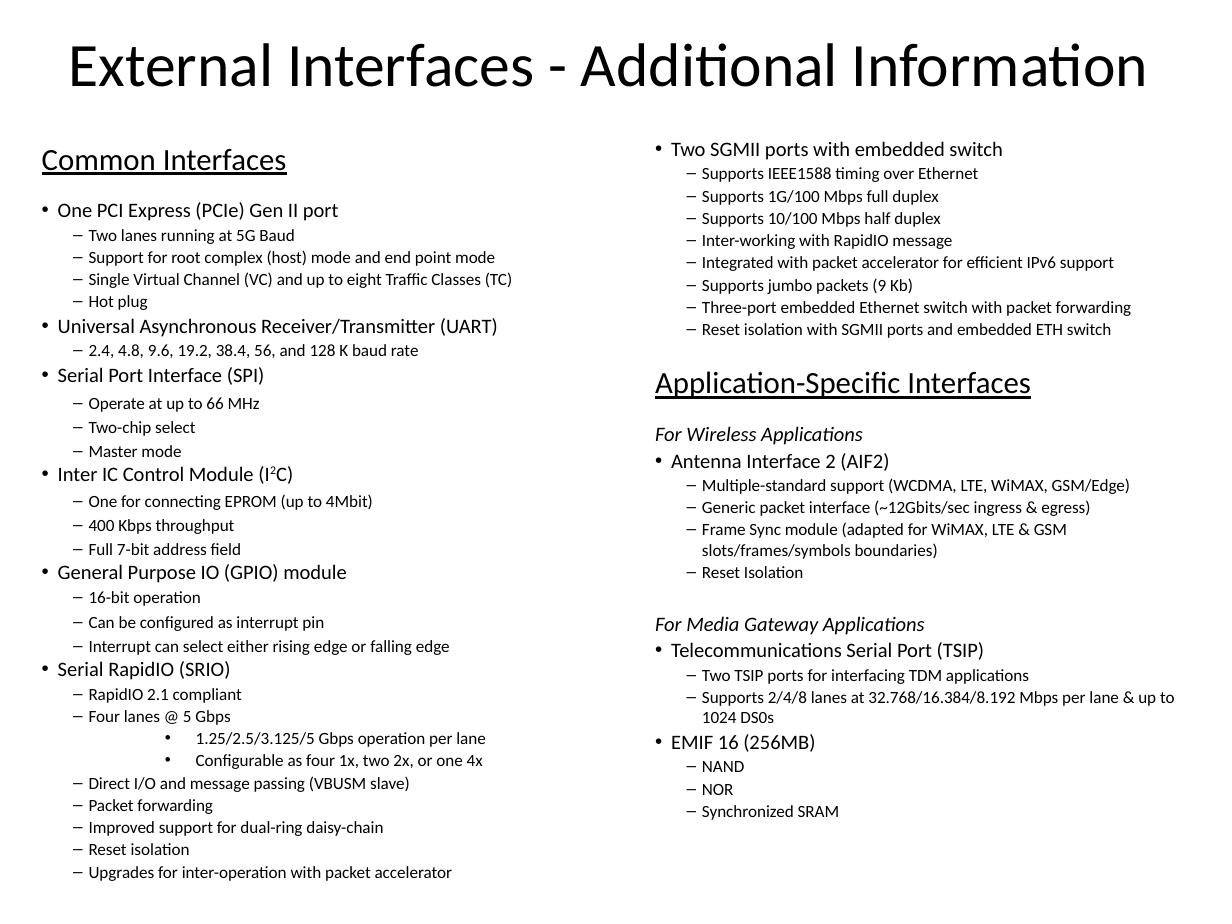
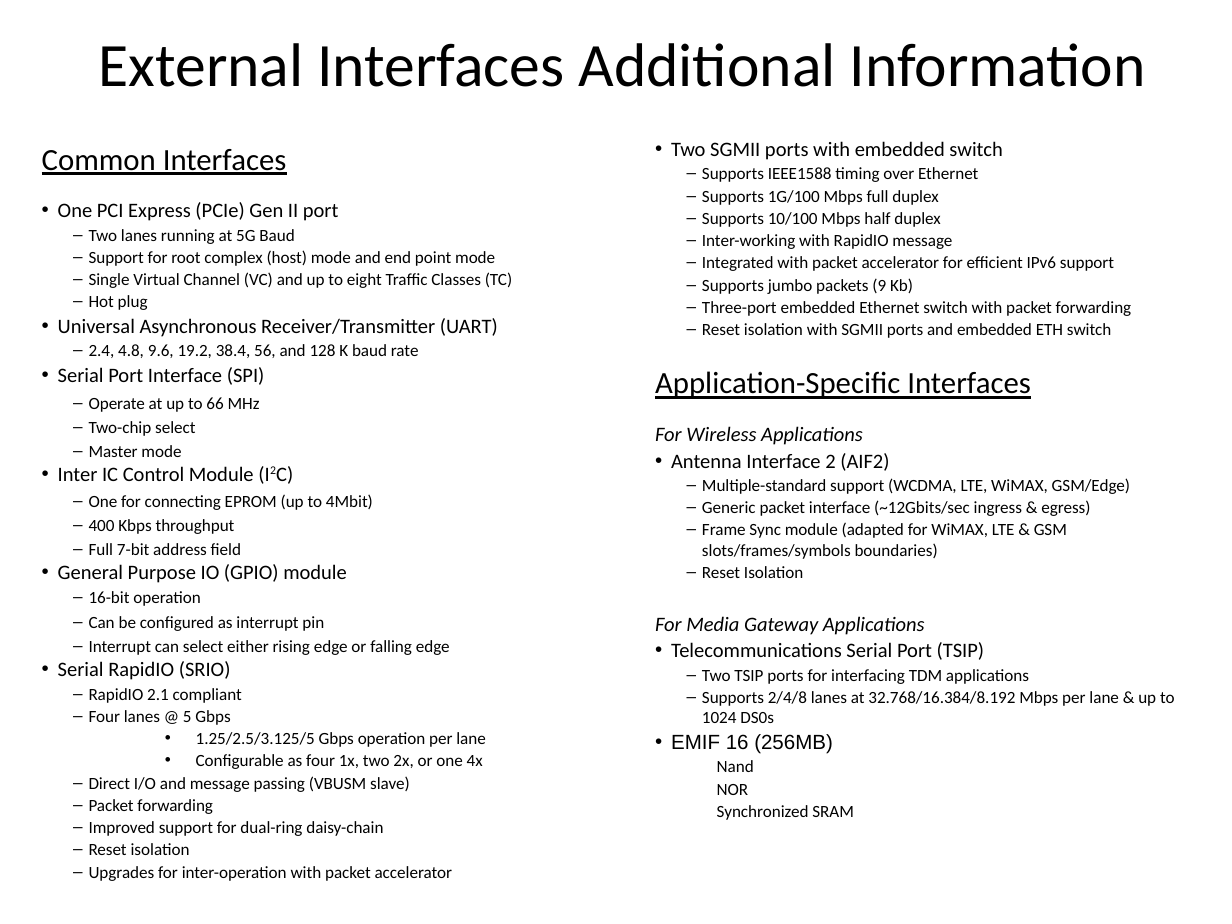
Before and after one commit to hari1989/keystone-workshop, a slide deck: slide 26 of slides/KeyStone Overview.pptx (slide 24 before the commit). Drawn at 1232x924 pixels with LibreOffice and Linux fonts; fonts in the diff are those of the drawing; background and template pictures are left out. Boxes give left, top, right and bottom in pixels: in the first picture for what was removed or moved away, otherwise in the second. Text is boxed around its words. In the diff, an @@ line names an element or a change of style, - is before the commit and + after.

```diff
--- a/slides/KeyStone Overview.pptx
+++ b/slides/KeyStone Overview.pptx
@@ title at (x1=99, y1=43, x2=1146, y2=87): text changed @@
-External Interfaces - Additional Information
+External Interfaces Additional Information
@@ text at (x1=671, y1=734, x2=854, y2=820): font Calibri to Arial in "EMIF 16 (256MB)"; bullet – to none @@
@@ text at (x1=717, y1=760, x2=754, y2=772): text changed @@
-  – NAND
+  Nand
```
Also in this commit, not shown: 20 other slides changed, 2 slides added, 1 slide removed, 1 other file.
